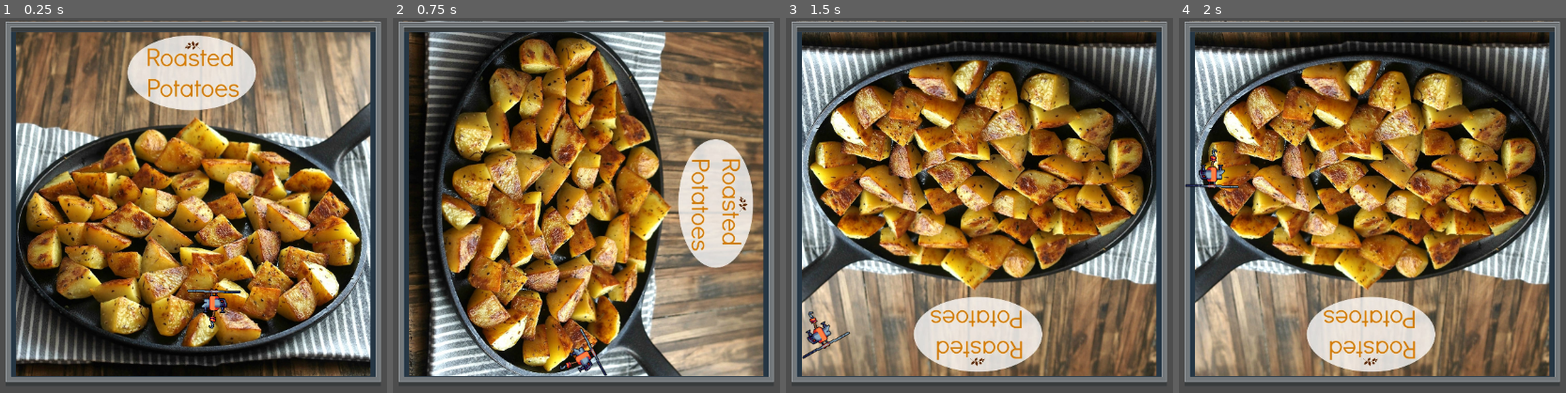
Above: before the commit, frames 1-4 (left to right).
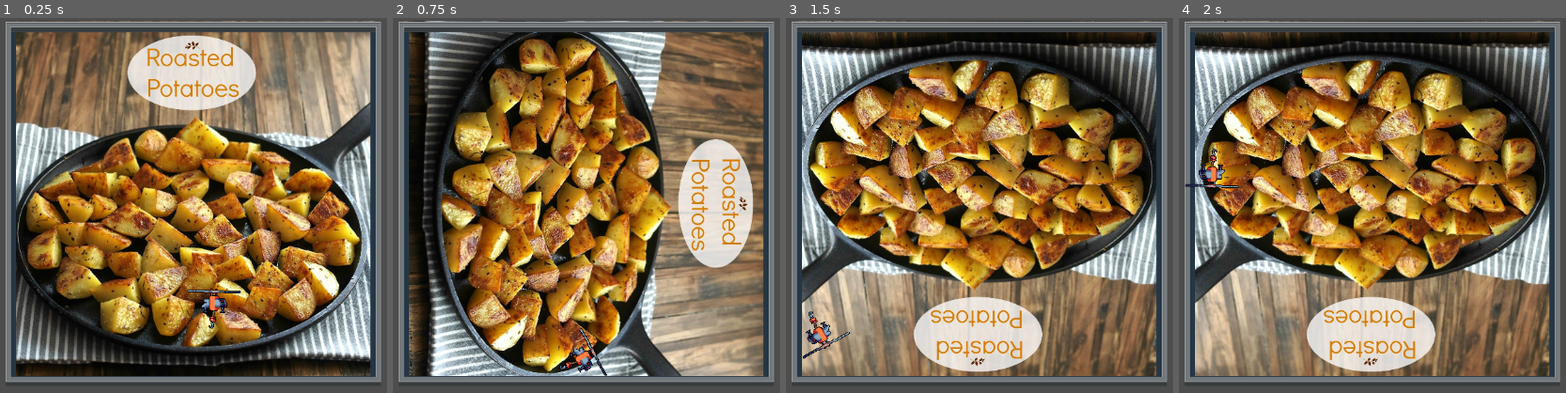
Above: after the commit, the same moments.

Repository: Luna264/gravitygame
Game: Godot game, scene res://node_2d.tscn
The game is run twice, just before and just after one commit, with the same random seed, the same clock (stepped at 60 frames per second) and the same inputs.
Inputs:
- Up to frame 1 (0.25 s): no input
- Up to frame 2 (0.75 s): tap Enter at 0.5 s; hold D (gravRight) from 0.53 s (still down); tap Alt at 0.6 s
- Up to frame 3 (1.5 s): release D (gravRight) at 1.28 s; hold S (gravDown) from 1.28 s (still down); tap Shift at 1.35 s
- Up to frame 4 (2 s): keep holding S (gravDown)

Frame 1 is identical in both runs. In frame 2, 0.1% of the frame differs, in the area x 43-56%, y 82-96%; in frame 3, 0.1%, in the area x 4-17%, y 78-91%; in frame 4, 0.1%.

Commit message:
Improved Drone Aspect

Diff:
--- a/Game/gravitygame/ameera_drone_test.tscn
+++ b/Game/gravitygame/ameera_drone_test.tscn
@@ -1,12 +1,11 @@
-[gd_scene load_steps=3 format=3 uid="uid://djfnwhi5s6jx4"]
+[gd_scene load_steps=2 format=3 uid="uid://bu3cmfkepqp4i"]
 
-[ext_resource type="PackedScene" uid="uid://cyokgrcsw1k4r" path="res://temp drone/drone.tscn" id="1_a7w81"]
-[ext_resource type="Script" uid="uid://dipju2ohhhl2k" path="res://temp drone/drone.gd" id="2_vxx17"]
+[ext_resource type="PackedScene" uid="uid://ccuysms5rhg1t" path="res://temp drone/drone.tscn" id="1_a7w81"]
 
 [node name="drone test" type="Node2D"]
+texture_filter = 1
 
 [node name="drone" parent="." instance=ExtResource("1_a7w81")]
 position = Vector2(1, -2)
-script = ExtResource("2_vxx17")
 
 [node name="Camera2D" type="Camera2D" parent="."]
--- a/Game/gravitygame/temp drone/drone.tscn
+++ b/Game/gravitygame/temp drone/drone.tscn
@@ -45,6 +45,7 @@
 radius = 27.0
 
 [node name="drone" type="CharacterBody2D"]
+texture_filter = 1
 script = ExtResource("1_066gn")
 
 [node name="Walk" type="Sprite2D" parent="."]
Not shown: 1 places in Game/gravitygame/temp drone/drone.tscn that only renumber resources
